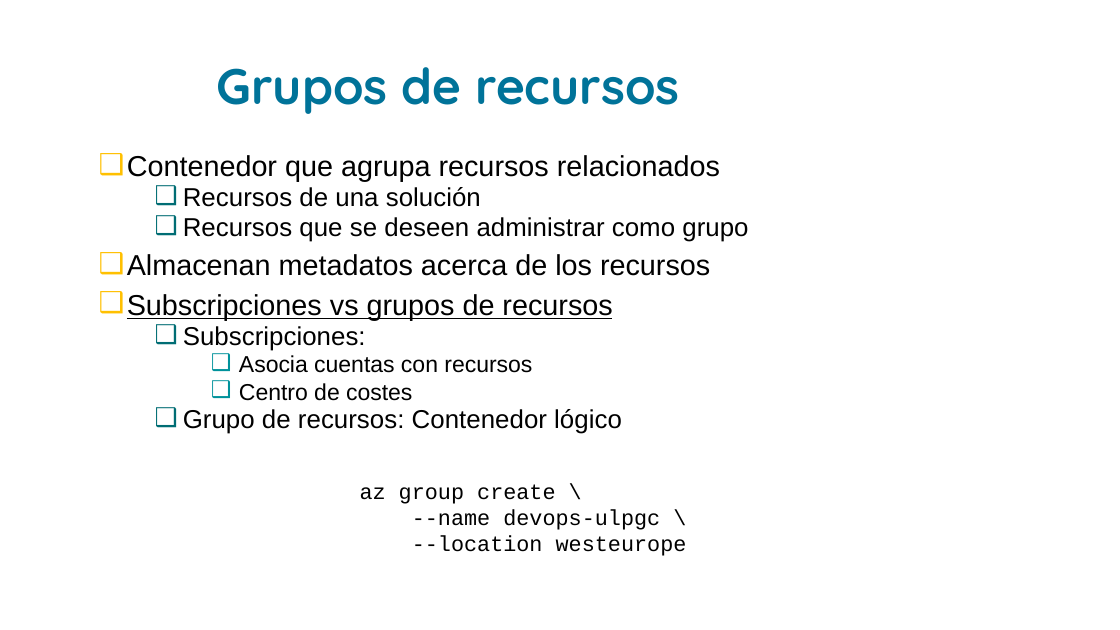
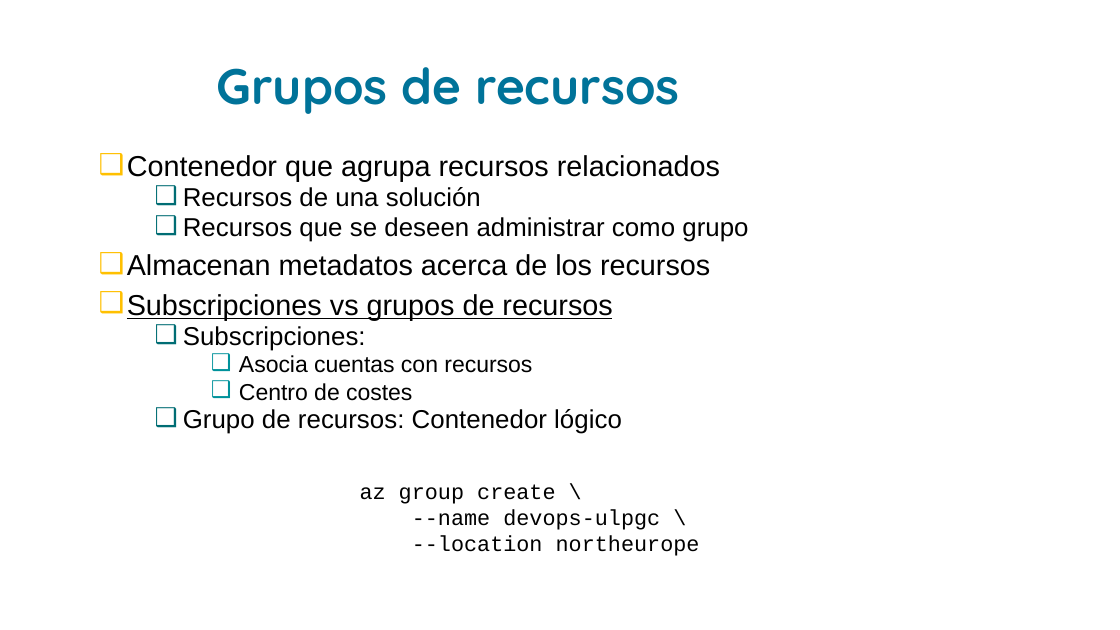
Before and after one commit to grupoinetel/curso-devops-ulpgc, a slide deck: slide 21 of ppt/container_apps-devops-ulpgc.pptx. Drawn at 1120x630 pixels with LibreOffice and Linux fonts; fonts in the diff are those of the drawing; background and template pictures are left out. Boxes give left, top, right and bottom in pixels: in the first picture for what was removed or moved away, otherwise in the second. Text is boxed around its words. In the diff, an @@ line names an element or a change of style, - is before the commit and + after.

```diff
--- a/ppt/container_apps-devops-ulpgc.pptx
+++ b/ppt/container_apps-devops-ulpgc.pptx
@@ text at (x1=412, y1=535, x2=700, y2=556): text changed @@
---location westeurope
+--location northeurope
```
Also in this commit, not shown: 8 other slides changed, 2 slides added, 1 other file.
